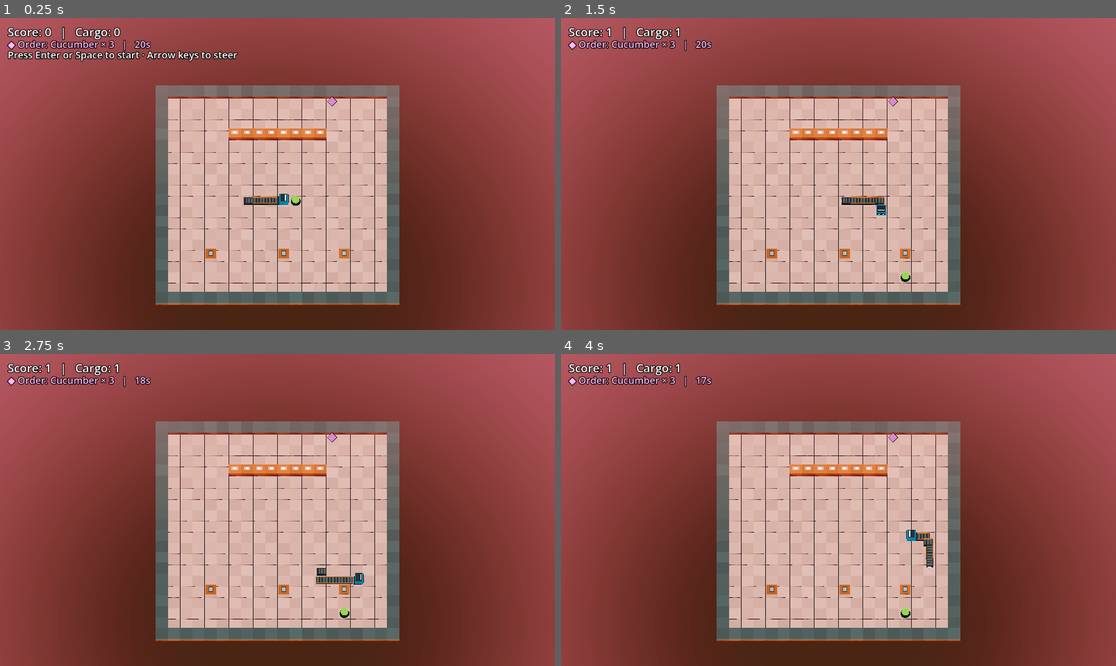
Above: before the commit, frames 1-4 (two rows, left to right).
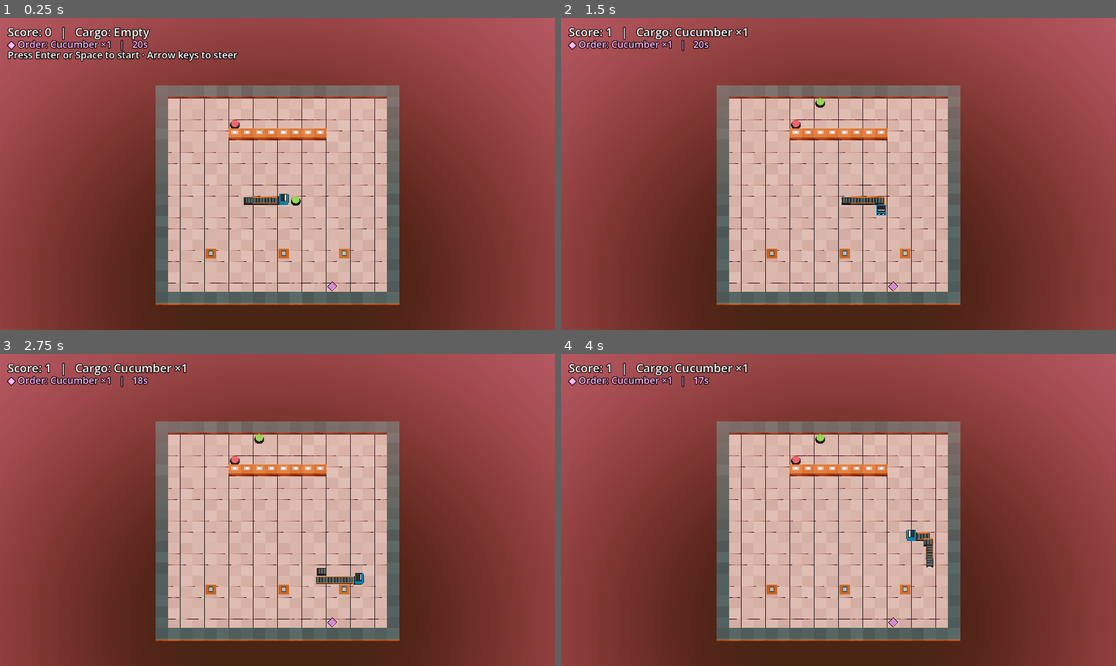
Above: after the commit, the same moments.

Repository: Michaelypp/D4
Game: Godot game, scene res://main.tscn
Two runs of this game, one before a commit and one after it. Both use one fixed random seed, a clock stepped at 60 frames per second and the inputs below.
Inputs:
- Up to frame 1 (0.25 s): no input
- Up to frame 2 (1.5 s): tap Enter (ui_accept) at 0.5, 0.77 s; hold Right (ui_right) 0.53-1.28 s; hold Down (ui_down) from 1.28 s (still down)
- Up to frame 3 (2.75 s): tap Enter (ui_accept) at 1.52 s; release Down (ui_down) at 2.03 s; hold Right (ui_right) from 2.03 s (still down)
- Up to frame 4 (4 s): release Right (ui_right) at 2.78 s; hold Up (ui_up) 2.78-3.53 s; tap Enter (ui_accept) at 3.02, 3.77 s; hold Left (ui_left) from 3.53 s (still down)

The runs differ from the first frame. In frame 1, 0.4% of the frame differs, in the area x 19-61%, y 2-88%; in frame 2, 0.6%, in the area x 19-64%, y 2-88%; in frame 3, 0.6%; in frame 4, 0.6%.

Commit message:
Add cucumber and salmon orders, prioritize needed ingredients, and penalize wrong recipes

Diff:
--- a/app/main.gd
+++ b/app/main.gd
@@ -19,7 +19,7 @@
 var meshes := {}  # kit piece name -> Mesh, shared by everything that shows it (Flyweight)
 var segments: Array[MeshInstance3D] = []
 var camera := Camera3D.new()
-var ingredient := MeshInstance3D.new()
+var ingredient_markers: Dictionary[String, MeshInstance3D] = {}
 var collision_marker := Label3D.new()
 var customer_marker := Label3D.new()
 var score_label := Label.new()
@@ -122,12 +122,13 @@
 	return Vector3(cell.x + 0.5, 0, cell.y + 0.5)
 
 
-func _build_pickup_display() -> void:
+func _make_ingredient_marker(color: Color) -> MeshInstance3D:
+	var ingredient := MeshInstance3D.new()
 	var mesh := SphereMesh.new()
 	mesh.radius = 0.31
 	mesh.height = 0.42
 	var material := StandardMaterial3D.new()
-	material.albedo_color = Color("6fff31")
+	material.albedo_color = color
 	material.shading_mode = BaseMaterial3D.SHADING_MODE_UNSHADED
 	mesh.material = material
 	ingredient.mesh = mesh
@@ -144,7 +145,12 @@
 	base.mesh = plate
 	base.position.y = -0.30
 	ingredient.add_child(base)
-
+	return ingredient
+
+
+func _build_pickup_display() -> void:
+	ingredient_markers[Session.INGREDIENT] = _make_ingredient_marker(Color("6fff31"))
+	ingredient_markers[Session.SALMON] = _make_ingredient_marker(Color("ff4665"))
 	collision_marker.text = "×"
 	collision_marker.font_size = 96
 	collision_marker.outline_size = 14
@@ -212,21 +218,22 @@
 
 
 func _draw_pickup() -> void:
-	var cell := session.ingredient_cell
-	ingredient.visible = not session.board.is_solid(cell)
-	ingredient.position = _center(cell) + Vector3.UP * 0.35
+	for kind: String in ingredient_markers:
+		var marker := ingredient_markers[kind]
+		marker.visible = session.ingredients.has(kind)
+		if marker.visible:
+			marker.position = _center(session.ingredients[kind]) + Vector3.UP * 0.35
 	score_label.text = (
-		"Score: %d   |   Cargo: %d" % [session.score, session.cargo.get(Session.INGREDIENT, 0)]
+		"Score: %d   |   Cargo: %s" % [session.score, _format_ingredients(session.cargo)]
 	)
 	customer_marker.visible = not session.customer_order.is_empty()
 	customer_marker.position = _center(session.customer_cell) + Vector3.UP * 0.6
-	var order_items := PackedStringArray()
-	for item in session.customer_order:
-		order_items.append("%s × %d" % [item, session.customer_order[item]])
 	order_label.text = ""
 	if customer_marker.visible:
 		var seconds := ceili(session.customer_ticks_left * TICK_SECONDS)
-		order_label.text = "◆ Order: %s   |   %ds" % [", ".join(order_items), seconds]
+		order_label.text = (
+			"◆ Order: %s   |   %ds" % [_format_ingredients(session.customer_order), seconds]
+		)
 	collision_marker.visible = session.ended
 	collision_marker.position = _center(session.collision_cell) + Vector3.UP
 	game_over_panel.visible = session.ended
@@ -236,12 +243,24 @@
 	else:
 		match session.delivery_result:
 			Session.Delivery.NEED_MORE:
-				status_label.text = "Collect more cucumbers, then return."
+				status_label.text = "Collect the missing ingredients, then return."
 			Session.Delivery.TOO_MANY:
 				status_label.text = "The order needs an exact count."
 			Session.Delivery.COMPLETE:
 				status_label.text = "Delivered! +%d points" % Session.DELIVERY_BONUS
 			Session.Delivery.TIMED_OUT:
 				status_label.text = "Order expired. +1 empty belt segment."
+			Session.Delivery.WRONG_RECIPE:
+				status_label.text = "Wrong recipe. Cargo cleared, +1 empty segment."
 			_:
 				status_label.text = ""
+
+
+func _format_ingredients(items: Dictionary[String, int]) -> String:
+	if items.is_empty():
+		return "Empty"
+	var parts := PackedStringArray()
+	for kind: String in Session.INGREDIENT_TYPES:
+		if items.has(kind):
+			parts.append("%s ×%d" % [kind, items[kind]])
+	return ", ".join(parts)
--- a/core/session.gd
+++ b/core/session.gd
@@ -4,9 +4,11 @@
 class_name Session
 extends RefCounted
 
-enum Delivery { NONE, NEED_MORE, TOO_MANY, COMPLETE, TIMED_OUT }
+enum Delivery { NONE, NEED_MORE, TOO_MANY, COMPLETE, TIMED_OUT, WRONG_RECIPE }
 
 const INGREDIENT := "Cucumber"
+const SALMON := "Salmon"
+const INGREDIENT_TYPES := [INGREDIENT, SALMON]
 const DELIVERY_BONUS := 5
 const ORDER_TICKS := 100
 
@@ -15,7 +17,7 @@
 var score := 0
 var ended := false
 var collision_cell := Vector2i(-1, -1)
-var ingredient_cell := Vector2i(-1, -1)
+var ingredients: Dictionary[String, Vector2i] = {}
 var customer_cell := Vector2i(-1, -1)
 var customer_order: Dictionary[String, int] = {}
 var cargo: Dictionary[String, int] = {}
@@ -29,15 +31,17 @@
 	board = layout if layout != null else Board.bordered(grid_size)
 	dragon = Dragon.new(board.size)
 	_rng.seed = seed_value
-	_spawn_ingredient()
+	_stock_ingredients()
 	_spawn_customer()
+	_stock_ingredients()
 
 
 func tick() -> void:
 	if ended:
 		return
 	var next_head := dragon.next_head()
-	var picking_up := next_head == ingredient_cell
+	var picked: Variant = ingredients.find_key(next_head)
+	var picking_up := picked != null
 	var grows := picking_up or _pending_empty_segments > 0
 	var occupied_count := dragon.body.size() - (0 if grows else 1)
 	var body_index := dragon.body.find(next_head)
@@ -55,12 +59,13 @@
 		_pending_empty_segments -= 1
 	if picking_up:
 		score += 1
-		cargo[INGREDIENT] = cargo.get(INGREDIENT, 0) + 1
+		cargo[picked] = cargo.get(picked, 0) + 1
+		ingredients.erase(picked)
 		delivery_result = Delivery.NONE
-		_spawn_ingredient()
 	if next_head == customer_cell:
 		_try_delivery()
-		if delivery_result == Delivery.COMPLETE:
+		if delivery_result in [Delivery.COMPLETE, Delivery.WRONG_RECIPE]:
+			_stock_ingredients()
 			return
 	if customer_ticks_left > 0:
 		customer_ticks_left -= 1
@@ -68,11 +73,13 @@
 			_pending_empty_segments += 1
 			delivery_result = Delivery.TIMED_OUT
 			_spawn_customer(customer_cell)
+	if ingredients.size() < INGREDIENT_TYPES.size() or delivery_result == Delivery.TIMED_OUT:
+		_stock_ingredients()
 
 
 func _try_delivery() -> void:
-	var required: int = customer_order[INGREDIENT]
-	var collected: int = cargo.get(INGREDIENT, 0)
+	var required := _ingredient_count(customer_order)
+	var collected := _ingredient_count(cargo)
 	if collected < required:
 		delivery_result = Delivery.NEED_MORE
 		return
@@ -80,25 +87,59 @@
 		delivery_result = Delivery.TOO_MANY
 		return
 
+	if cargo != customer_order:
+		cargo.clear()
+		_pending_empty_segments += 1
+		delivery_result = Delivery.WRONG_RECIPE
+		_spawn_customer(customer_cell)
+		return
+
 	cargo.clear()
 	dragon.body.resize(dragon.body.size() - required)
 	score += DELIVERY_BONUS
 	delivery_result = Delivery.COMPLETE
 	_spawn_customer()
-	if board.is_solid(ingredient_cell):
-		_spawn_ingredient()
 
 
-func _spawn_ingredient() -> void:
+func _ingredient_count(items: Dictionary[String, int]) -> int:
+	var total := 0
+	for count in items.values():
+		total += count
+	return total
+
+
+func _stock_ingredients() -> void:
+	if ingredients.size() == INGREDIENT_TYPES.size():
+		return
+	var needed: Array[String] = []
+	for kind: String in customer_order:
+		if cargo.get(kind, 0) < customer_order[kind]:
+			needed.append(kind)
+	var stocked := ingredients.values()
 	var open_cells: Array[Vector2i] = []
 	for y in board.size.y:
 		for x in board.size.x:
 			var cell := Vector2i(x, y)
-			if cell != customer_cell and not board.is_solid(cell) and cell not in dragon.body:
+			if cell == customer_cell or cell in stocked or cell in dragon.body:
+				continue
+			if not board.is_solid(cell):
 				open_cells.append(cell)
-	ingredient_cell = Vector2i(-1, -1)
+	if not needed.is_empty() and not needed.any(func(kind): return ingredients.has(kind)):
+		if open_cells.is_empty() and not ingredients.is_empty():
+			var available_kind: String = ingredients.keys()[0]
+			open_cells.append(ingredients[available_kind])
+			ingredients.erase(available_kind)
+		_stock_ingredient(needed[0], open_cells)
+	for kind: String in INGREDIENT_TYPES:
+		if not ingredients.has(kind):
+			_stock_ingredient(kind, open_cells)
+
+
+func _stock_ingredient(kind: String, open_cells: Array[Vector2i]) -> void:
 	if not open_cells.is_empty():
-		ingredient_cell = open_cells[_rng.randi_range(0, open_cells.size() - 1)]
+		var index := _rng.randi_range(0, open_cells.size() - 1)
+		ingredients[kind] = open_cells[index]
+		open_cells.remove_at(index)
 
 
 func _spawn_customer(previous_cell := Vector2i(-1, -1)) -> void:
@@ -107,10 +148,11 @@
 	customer_ticks_left = 0
 	var candidates: Array[Vector2i] = []
 	var neighbors := [Vector2i.UP, Vector2i.DOWN, Vector2i.LEFT, Vector2i.RIGHT]
+	var stocked := ingredients.values()
 	for y in board.size.y:
 		for x in board.size.x:
 			var cell := Vector2i(x, y)
-			if cell == previous_cell or cell == ingredient_cell or cell in dragon.body:
+			if cell == previous_cell or cell in stocked or cell in dragon.body:
 				continue
 			if board.kind_at(cell) != "floor":
 				continue
@@ -120,5 +162,7 @@
 					break
 	if not candidates.is_empty():
 		customer_cell = candidates[_rng.randi_range(0, candidates.size() - 1)]
-		customer_order[INGREDIENT] = _rng.randi_range(1, 3)
+		for _index in _rng.randi_range(1, 3):
+			var kind: String = INGREDIENT_TYPES[_rng.randi_range(0, INGREDIENT_TYPES.size() - 1)]
+			customer_order[kind] = customer_order.get(kind, 0) + 1
 		customer_ticks_left = ORDER_TICKS
--- a/tests/session_test.gd
+++ b/tests/session_test.gd
@@ -15,7 +15,7 @@
 
 func test_pickup_grows_the_belt_and_scores() -> void:
 	var session := Session.new(Vector2i(10, 10))
-	session.ingredient_cell = Vector2i(6, 5)
+	session.ingredients[Session.INGREDIENT] = Vector2i(6, 5)
 	var old_tail: Vector2i = session.dragon.body.back()
 	assert_eq(session.dragon.body.size(), 4)
 	assert_eq(session.score, 0)
@@ -25,24 +25,26 @@
 	assert_eq(session.dragon.body.size(), 5)
 	assert_eq(session.score, 1)
 	assert_eq(session.dragon.body.back(), old_tail)
-	assert_true(not session.board.is_solid(session.ingredient_cell))
-	assert_true(session.ingredient_cell not in session.dragon.body)
+	assert_true(not session.board.is_solid(session.ingredients[Session.INGREDIENT]))
+	assert_true(session.ingredients[Session.INGREDIENT] not in session.dragon.body)
 
 
 func test_same_seed_repeats_ingredient_placement() -> void:
 	var first := Session.new(Vector2i(10, 10), 121)
 	var second := Session.new(Vector2i(10, 10), 121)
-	assert_eq(first.ingredient_cell, second.ingredient_cell)
-	first.ingredient_cell = Vector2i(6, 5)
-	second.ingredient_cell = first.ingredient_cell
+	assert_eq(first.ingredients[Session.INGREDIENT], second.ingredients[Session.INGREDIENT])
+	assert_eq(first.ingredients, second.ingredients)
+	assert_true(first.ingredients[Session.SALMON] != first.ingredients[Session.INGREDIENT])
+	first.ingredients[Session.INGREDIENT] = Vector2i(6, 5)
+	second.ingredients[Session.INGREDIENT] = first.ingredients[Session.INGREDIENT]
 	first.tick()
 	second.tick()
-	assert_eq(first.ingredient_cell, second.ingredient_cell)
+	assert_eq(first.ingredients[Session.INGREDIENT], second.ingredients[Session.INGREDIENT])
 
 
 func test_wall_collision_ends_the_run_before_moving() -> void:
 	var session := Session.new(Vector2i(6, 6))
-	session.ingredient_cell = Vector2i(1, 1)
+	session.ingredients[Session.INGREDIENT] = Vector2i(1, 1)
 	session.tick()
 	assert_eq(session.dragon.body[0], Vector2i(4, 3))
 	session.tick()
@@ -56,7 +58,7 @@
 
 func test_body_collision_ends_the_run() -> void:
 	var session := Session.new(Vector2i(10, 10))
-	session.ingredient_cell = Vector2i(1, 1)
+	session.ingredients[Session.INGREDIENT] = Vector2i(1, 1)
 	session.dragon.body = [
 		Vector2i(5, 5),
 		Vector2i(4, 5),
@@ -73,7 +75,7 @@
 
 func test_head_can_enter_the_tail_cell_as_it_moves_away() -> void:
 	var session := Session.new(Vector2i(10, 10))
-	session.ingredient_cell = Vector2i(1, 1)
+	session.ingredients[Session.INGREDIENT] = Vector2i(1, 1)
 	session.dragon.body = [Vector2i(5, 5), Vector2i(4, 5), Vector2i(4, 6), Vector2i(5, 6)]
 	session.dragon.turn(Vector2i.DOWN)
 	session.tick()
@@ -89,26 +91,60 @@
 	assert_eq(first.customer_order, second.customer_order)
 	assert_true(not first.customer_order.is_empty())
 	assert_eq(first.board.kind_at(cell), "floor")
-	assert_true(cell not in first.dragon.body and cell != first.ingredient_cell)
+	assert_true(cell not in first.dragon.body and cell != first.ingredients[Session.INGREDIENT])
 	assert_true(cell.x in [1, 8] or cell.y in [1, 8])
 
 
 func test_ingredient_respawn_reserves_the_customer_cell() -> void:
 	var session := Session.new(Vector2i(10, 10))
 	session.board.tiles.clear()
+	session.ingredients.clear()
 	session.board.tiles[session.customer_cell] = "floor"
-	session.ingredient_cell = session.dragon.next_head()
-	session.board.tiles[session.ingredient_cell] = "floor"
+	session.ingredients[Session.INGREDIENT] = session.dragon.next_head()
+	session.board.tiles[session.ingredients[Session.INGREDIENT]] = "floor"
 	session.tick()
 	assert_eq(session.score, 1)
-	assert_eq(session.ingredient_cell, Vector2i(-1, -1))
+	assert_true(session.ingredients.is_empty())
+
+
+func test_wrong_recipe_empties_cargo_and_adds_an_empty_segment() -> void:
+	var session := Session.new(Vector2i(10, 10))
+	session.ingredients[Session.INGREDIENT] = Vector2i(1, 1)
+	session.ingredients[Session.SALMON] = session.dragon.next_head()
+	session.tick()
+	assert_eq(session.cargo[Session.SALMON], 1)
+	assert_eq(session.dragon.body.size(), 5)
+
+	session.ingredients[Session.SALMON] = Vector2i(1, 2)
+	session.customer_cell = session.dragon.next_head()
+	session.customer_order = {Session.INGREDIENT: 1}
+	session.tick()
+	assert_eq(session.delivery_result, Session.Delivery.WRONG_RECIPE)
+	assert_true(session.cargo.is_empty())
+	assert_eq(session.dragon.body.size(), 5)
+	session.tick()
+	assert_eq(session.dragon.body.size(), 6)
+	assert_eq(session.score, 1)
+
+
+func test_last_ingredient_cell_is_reserved_for_an_unmet_order() -> void:
+	var session := Session.new(Vector2i(10, 10))
+	var salmon_cell := Vector2i(3, 3)
+	session.ingredients = {Session.SALMON: salmon_cell}
+	session.customer_order = {Session.INGREDIENT: 1}
+	session.board.tiles.clear()
+	session.board.tiles[session.dragon.next_head()] = "floor"
+	session.board.tiles[salmon_cell] = "floor"
+	session.tick()
+	assert_eq(session.ingredients, {Session.INGREDIENT: salmon_cell})
 
 
 func test_entering_customer_cell_without_enough_cargo_preserves_the_order() -> void:
 	var session := Session.new(Vector2i(10, 10))
-	session.ingredient_cell = Vector2i(1, 1)
+	session.ingredients[Session.INGREDIENT] = Vector2i(1, 1)
 	var customer := session.dragon.next_head()
 	session.customer_cell = customer
+	session.customer_order.clear()
 	session.customer_order[Session.INGREDIENT] = 2
 	session.tick()
 	assert_eq(session.delivery_result, Session.Delivery.NEED_MORE)
@@ -120,14 +156,15 @@
 
 func test_exact_delivery_consumes_cargo_awards_points_and_shrinks_belt() -> void:
 	var session := Session.new(Vector2i(10, 10))
-	session.ingredient_cell = session.dragon.next_head()
+	session.ingredients[Session.INGREDIENT] = session.dragon.next_head()
 	session.tick()
 	assert_eq(session.cargo[Session.INGREDIENT], 1)
 	assert_eq(session.dragon.body.size(), 5)
 
-	session.ingredient_cell = Vector2i(1, 1)
+	session.ingredients[Session.INGREDIENT] = Vector2i(1, 1)
 	var customer := session.dragon.next_head()
 	session.customer_cell = customer
+	session.customer_order.clear()
 	session.customer_order[Session.INGREDIENT] = 1
 	session.customer_ticks_left = 1
 	session.tick()
@@ -142,9 +179,9 @@
 
 func test_timeout_replaces_customer_and_adds_one_empty_segment() -> void:
 	var session := Session.new(Vector2i(10, 10))
-	session.ingredient_cell = session.dragon.next_head()
+	session.ingredients[Session.INGREDIENT] = session.dragon.next_head()
 	session.tick()
-	session.ingredient_cell = Vector2i(1, 1)
+	session.ingredients[Session.INGREDIENT] = Vector2i(1, 1)
 	var old_customer := session.customer_cell
 	session.customer_ticks_left = 1
 	session.tick()
